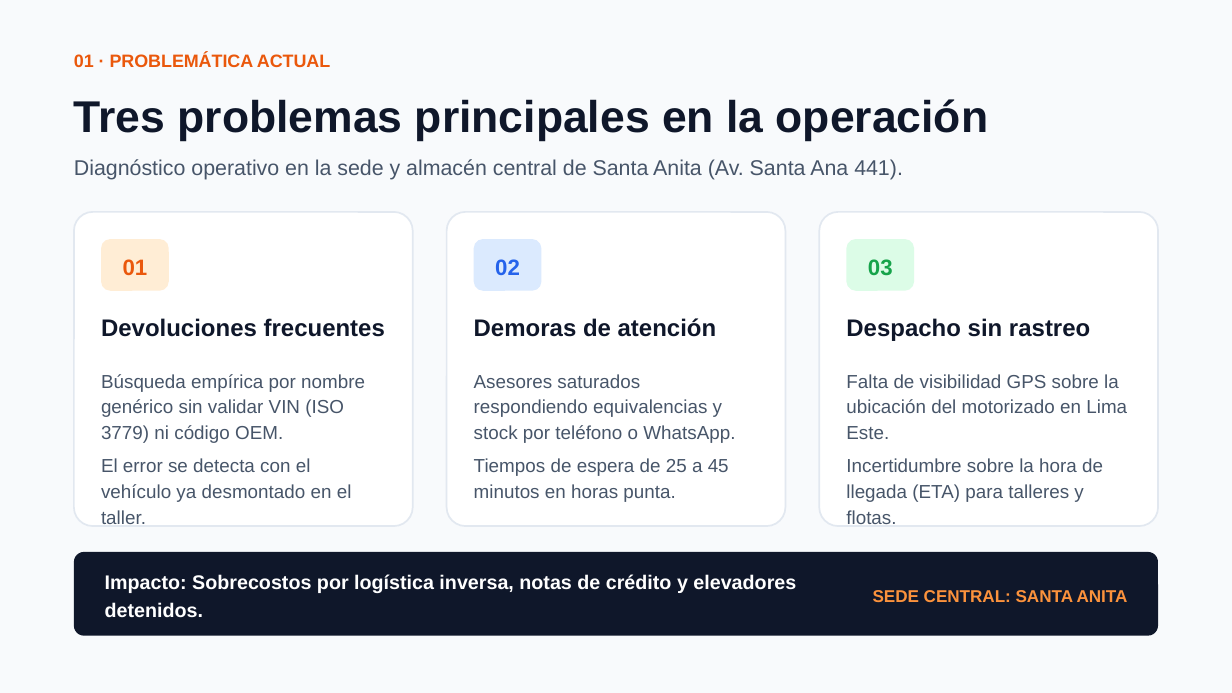
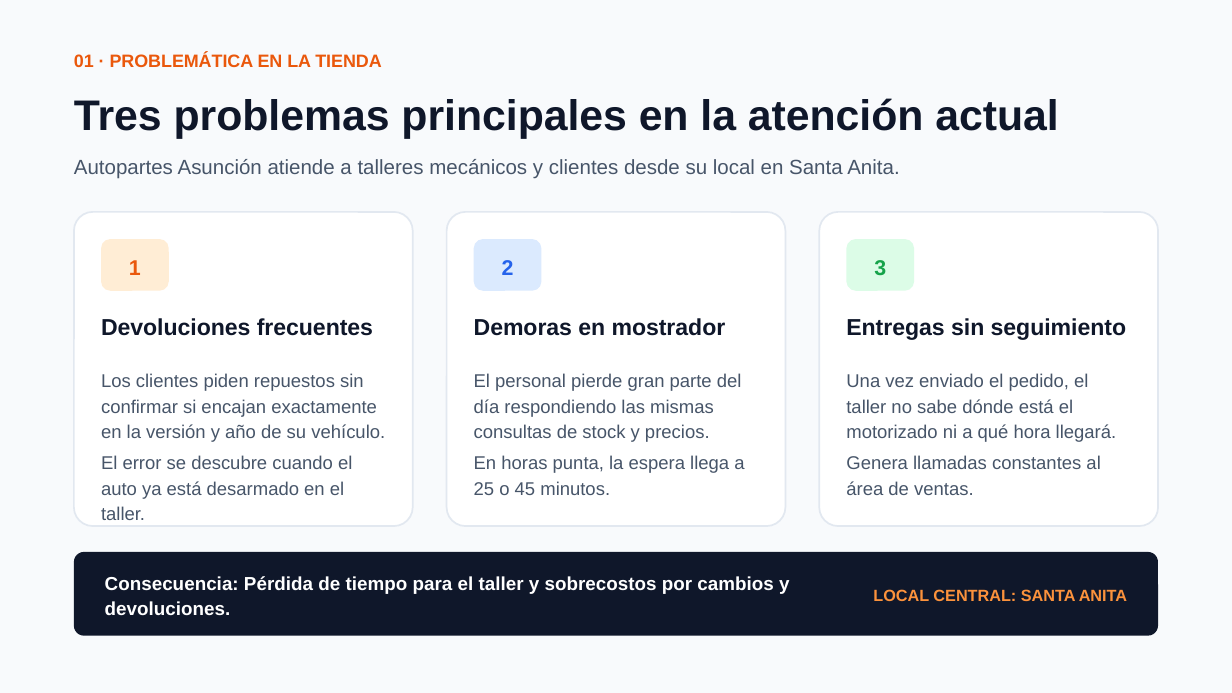
Before and after one commit to Scrasher18/Asuncion-ERP, a slide deck: slide 2 of Autopartes_Asuncion.pptx. Drawn at 1232x693 pixels with LibreOffice and Linux fonts; fonts in the diff are those of the drawing. Boxes give left, top, right and bottom in pixels: in the first picture for what was removed or moved away, otherwise in the second. Text is boxed around its words. In the diff, an @@ line names an element or a change of style, - is before the commit and + after.

```diff
--- a/Autopartes_Asuncion.pptx
+++ b/Autopartes_Asuncion.pptx
@@ text at bbox=[74, 53, 381, 67]: text changed @@
-01 · PROBLEMÁTICA ACTUAL
+01 · PROBLEMÁTICA EN LA TIENDA
@@ text at bbox=[74, 98, 1058, 139]: text changed; size 26 to 25 pt @@
-Tres problemas principales en la operación
+Tres problemas principales en la atención actual
@@ text at bbox=[74, 159, 899, 179]: text changed; size 12.5 to 12 pt @@
-Diagnóstico operativo en la sede y almacén central de Santa Anita (Av. Santa Ana 441).
+Autopartes Asunción atiende a talleres mecánicos y clientes desde su local en Santa Anita.
@@ text at bbox=[129, 260, 141, 275]: text changed; size 13 to 12.5 pt @@
-01
+1
@@ text at bbox=[502, 260, 514, 275]: text changed; size 13 to 12.5 pt @@
-02
+2
@@ text at bbox=[874, 260, 886, 276]: text changed; size 13 to 12.5 pt @@
-03
+3
@@ text "Devoluciones frecuentes" at bbox=[101, 318, 373, 336]: size 14 to 13.5 pt @@
@@ text at bbox=[474, 318, 726, 336]: text changed; size 14 to 13.5 pt @@
-Demoras de atención
+Demoras en mostrador
@@ text at bbox=[846, 318, 1126, 340]: text changed; size 14 to 13.5 pt @@
-Despacho sin rastreo
+Entregas sin seguimiento
@@ text at bbox=[101, 373, 385, 520]: text changed; size 11 to 10.8 pt @@
-Búsqueda empírica por nombre genérico sin validar VIN (ISO 3779) ni código OEM.
-El error se detecta con el vehículo ya desmontado en el taller.
+Los clientes piden repuestos sin confirmar si encajan exactamente en la versión y año de su vehículo.
+El error se descubre cuando el auto ya está desarmado en el taller.
@@ text at bbox=[474, 373, 744, 495]: text changed; size 11 to 10.8 pt @@
-Asesores saturados respondiendo equivalencias y stock por teléfono o WhatsApp.
-Tiempos de espera de 25 a 45 minutos en horas punta.
+El personal pierde gran parte del día respondiendo las mismas consultas de stock y precios.
+En horas punta, la espera llega a 25 o 45 minutos.
@@ text at bbox=[846, 373, 1117, 495]: text changed; size 11 to 10.8 pt @@
-Falta de visibilidad GPS sobre la ubicación del motorizado en Lima Este.
-Incertidumbre sobre la hora de llegada (ETA) para talleres y flotas.
+Una vez enviado el pedido, el taller no sabe dónde está el motorizado ni a qué hora llegará.
+Genera llamadas constantes al área de ventas.
@@ text at bbox=[105, 576, 789, 615]: text changed; size 11.5 to 11 pt @@
-Impacto: Sobrecostos por logística inversa, notas de crédito y elevadores detenidos.
+Consecuencia: Pérdida de tiempo para el taller y sobrecostos por cambios y devoluciones.
@@ text at bbox=[873, 589, 1127, 601]: text changed; size 10 to 9.5 pt @@
-SEDE CENTRAL: SANTA ANITA
+LOCAL CENTRAL: SANTA ANITA
```
Also in this commit, not shown: 4 other slides changed, 1 slide added, 1 slide removed.
